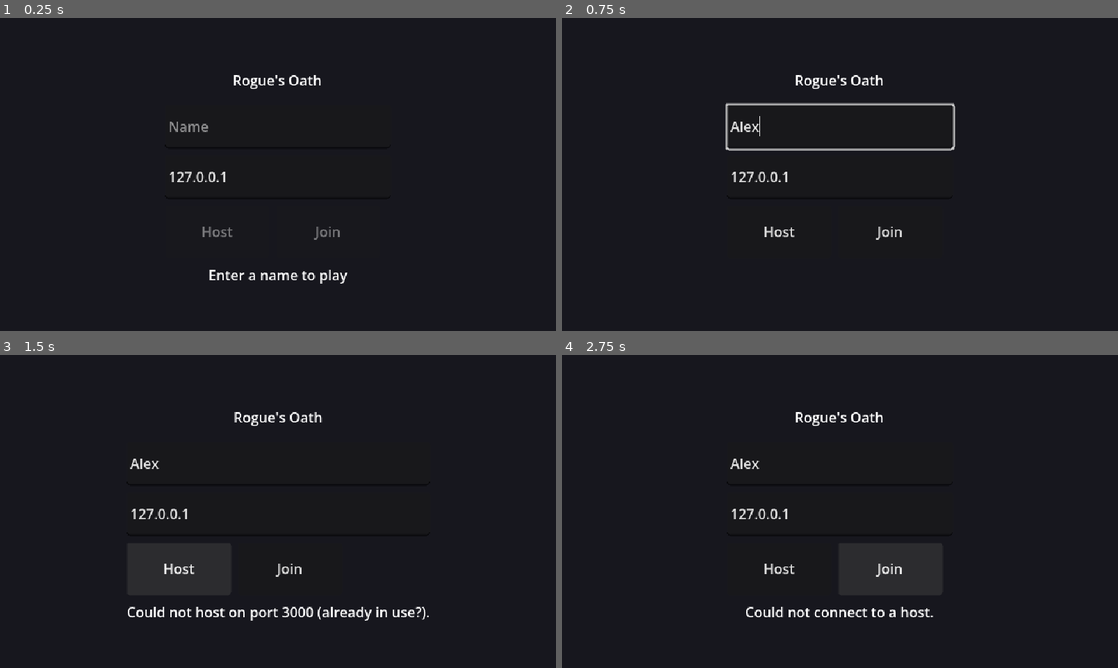
Above: before the commit, frames 1-4 (two rows, left to right).
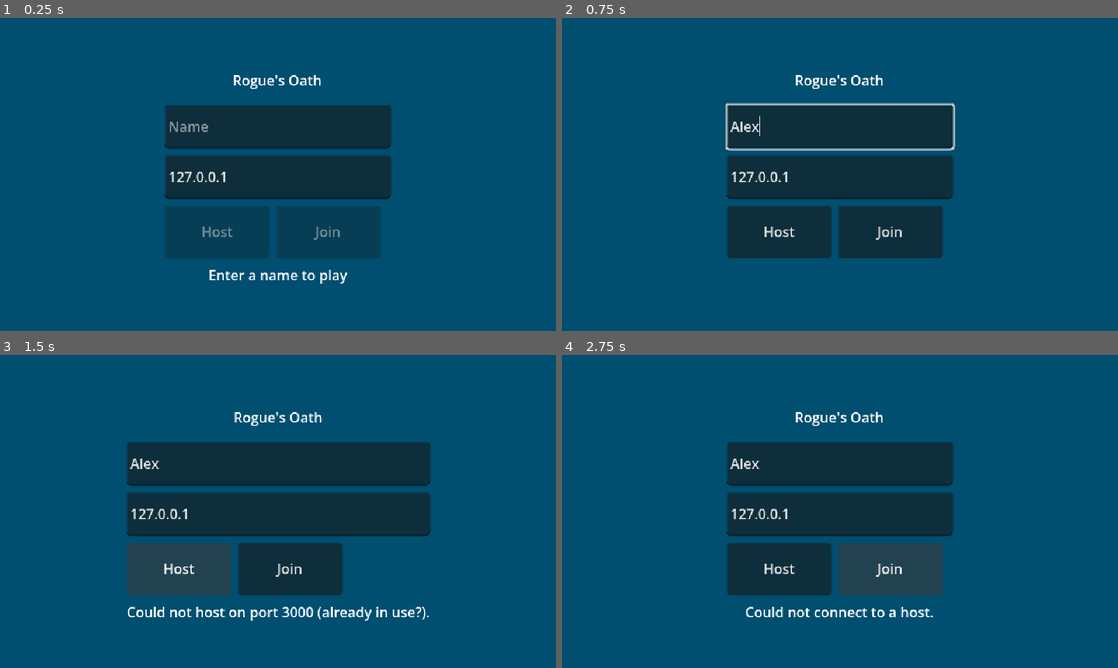
Above: after the commit, the same moments.

Repository: jonathanlake/rogues_oath
Game: Godot game, scene res://ui/main_menu/main_menu.tscn
Two runs of this game, one before a commit and one after it. Both use one fixed random seed, a clock stepped at 60 frames per second and the inputs below.
Inputs (mouse positions are in pixels of both pictures, inside the frame that each line leads up to):
- Up to frame 1 (0.25 s): no input
- Up to frame 2 (0.75 s): click (840, 127) at 0.52 s; type "Alex" at 0.6 s
- Up to frame 3 (1.5 s): click "Host" at 1.25 s
- Up to frame 4 (2.75 s): click "Join" at 2 s

The runs differ from the first frame. In frame 1, 99% of the frame differs, in the area x 0-100%, y 0-100%; in frame 2, 99%; in frame 3, 99%; in frame 4, 99%.

Commit message:
Structure pass: scene consts, initiator-owned transitions, hardened peer_ready
- GameManager owns top-level scene paths (plain strings by design: PackedScene
  consts in an autoload caused a resource-load cycle handing clients an empty
  scene - caught in verification, reverted)
- Scene-transition ownership by initiator: menu transitions only for joins it
  started (_connecting guard - also fixes late-success-after-timeout entering
  the game on a dead peer); debug autostart owns its own one-shot transition
- peer_ready: duplicate guard via _slots (synchronous) instead of node lookup;
  server-side name clamp (strip/cap/fallback) - the referee never trusts the wire
- ROADMAP M1.2 rescoped: join retry/ack handshake queued (GLM sweep finding);
  items shipped early crossed off

GLM full-codebase sweep: 16 points - 4 fixed (above), race #1 queued to M1.2,
rest declined/withdrawn with reasons. Verified: import, gate check, two-instance
spawns via debug-owned transition, host-quit menu return.

Co-Authored-By: Claude Fable 5 <noreply@anthropic.com>

Diff:
--- a/autoloads/game_manager.gd
+++ b/autoloads/game_manager.gd
@@ -1,4 +1,12 @@
 extends Node
+
+## Single source of truth for top-level scene paths — main_menu.gd, main.gd, and debug.gd
+## all navigate via load() on these instead of scattering path strings. Deliberately plain
+## strings, NOT preloaded PackedScene consts: preloading scenes from an autoload created a
+## resource-load cycle (autoload init → main.tscn → scripts → autoload) that handed the
+## client an empty PackedScene. Paths also stay comparable to Node.scene_file_path.
+const MAIN_SCENE := "res://main.tscn"
+const MENU_SCENE := "res://ui/main_menu/main_menu.tscn"
 
 ## The host populates this before starting the server. All game systems read from it.
 var config: GameConfig = GameConfig.new()
--- a/debug/debug.gd
+++ b/debug/debug.gd
@@ -5,8 +5,6 @@
 ## keyword is present, skips the menu and drives the same host/join path the menu uses. This is
 ## the two-instance test harness: launch one instance with `-- host` and one with `-- join`.
 
-# Brand-new scene: referenced by res:// path until the editor assigns it a uid.
-var _main_scene: PackedScene = preload("res://main.tscn")
 
 
 ## Verification aid: `-- host screenshot=C:/path/out.png` makes this instance save its OWN
@@ -40,7 +38,7 @@
 		if NetworkManager.host_game() != OK:
 			push_error("[Debug] autostart host failed")
 			return
-		get_tree().change_scene_to_packed(_main_scene)
+		get_tree().change_scene_to_packed(load(GameManager.MAIN_SCENE))
 	elif is_client:
 		DisplayServer.window_set_title("CLIENT")
 		GameManager.player_name = "CLIENT"
@@ -51,8 +49,16 @@
 		NetworkManager.connection_failed.connect(func():
 			push_error("[Debug] autostart join FAILED — is a host running?")
 			get_tree().quit(1))
-		# main_menu._on_connection_succeeded handles the scene transition.
+		NetworkManager.connection_succeeded.connect(_on_autostart_connected, CONNECT_ONE_SHOT)
 		NetworkManager.join_game("127.0.0.1")
+
+
+# Success-path scene transition, owned by INITIATOR: this handler is only ever connected
+# for joins debug.gd itself started, so it transitions unconditionally. The menu's own
+# success handler guards on its _connecting flag (false for autostart joins), so exactly
+# one of the two paths acts — never both.
+func _on_autostart_connected() -> void:
+	get_tree().change_scene_to_packed(load(GameManager.MAIN_SCENE))
 
 
 func _schedule_screenshot(path: String) -> void:
--- a/main.gd
+++ b/main.gd
@@ -10,9 +10,6 @@
 
 # Brand-new scene: referenced by res:// path until the editor assigns it a uid.
 var player_scene: PackedScene = preload("res://entities/player/player.tscn")
-# Loaded (not preloaded) so returning to the menu can't create a cyclic scene dependency
-# with main_menu.gd, which preloads this scene.
-const _MENU_SCENE_PATH := "res://ui/main_menu/main_menu.tscn"
 
 ## Server-assigned spawn slots. The host hands each player a spawn_index; every peer derives
 ## the same position from it, so no single shared hardcoded point and no client authority.
@@ -47,6 +44,9 @@
 		player.player_name = data.player_name
 		player.spawn_index = int(data.spawn_index)
 		player.position = _slot_position(int(data.spawn_index))
+		# get_child_count() here is deliberate: this logs the PEER-LOCAL render count (the
+		# spawn_function runs on every peer; clients don't have _slots — that's the host's
+		# authority bookkeeping, used by the capacity gate in peer_ready).
 		print("[peer %d] spawned player '%s' (peer %d) at slot %d — %d player(s) total" % [
 			multiplayer.get_unique_id(), player.player_name, player.peer_id,
 			player.spawn_index, _players.get_child_count() + 1])
@@ -87,7 +87,7 @@
 	_leaving = true
 	print("[CLIENT] server disconnected — returning to menu")
 	NetworkManager.disconnect_game()
-	get_tree().change_scene_to_packed(load(_MENU_SCENE_PATH))
+	get_tree().change_scene_to_packed(load(GameManager.MENU_SCENE))
 
 
 ## Host-only. Builds the replicated spawn config. spawn_index is the server-assigned slot;
@@ -131,10 +131,17 @@
 @rpc("any_peer", "call_remote", "reliable")
 func peer_ready(p_name: String) -> void:
 	var peer_id := multiplayer.get_remote_sender_id()
-	# Duplicate guard: a re-sent peer_ready would spawn a second node Godot auto-renames,
-	# breaking the name-IS-peer-id contract every host lookup relies on.
-	if _players.get_node_or_null(str(peer_id)) != null:
+	# Duplicate guard via _slots (synchronous bookkeeping), not a node lookup: a re-sent
+	# peer_ready in the same frame could race a spawn whose node isn't in the tree yet,
+	# double-spawn, and break the name-IS-peer-id contract via Godot's auto-rename.
+	if _slots.has(peer_id):
 		return
+	# The referee never trusts the wire: clamp the client-supplied name server-side
+	# (strip, cap, fallback) before it enters the replicated spawn config. The menu's UI
+	# gate is UX; this is the authority's validation.
+	p_name = p_name.strip_edges().left(24)
+	if p_name.is_empty():
+		p_name = "Player"
 	# Capacity gate (+1 for the host itself). The transport already caps clients at
 	# max_players - 1; this is the backstop — kick so an over-capacity peer falls back to
 	# its menu (via server_disconnected) instead of sitting connected-but-playerless.
--- a/project.godot
+++ b/project.godot
@@ -27,10 +27,11 @@
 
 window/size/viewport_width=640
 window/size/viewport_height=360
+window/size/mode=2
+window/size/resizable=false
 window/size/window_width_override=1280
 window/size/window_height_override=720
 window/stretch/mode="canvas_items"
-window/stretch/aspect="keep"
 window/stretch/scale_mode="integer"
 
 [input]
@@ -66,9 +67,9 @@
 
 [rendering]
 
+textures/canvas_textures/default_texture_filter=0
 rendering_device/driver.windows="d3d12"
 renderer/rendering_method="gl_compatibility"
 renderer/rendering_method.mobile="gl_compatibility"
-textures/canvas_textures/default_texture_filter=0
 2d/snap/snap_2d_transforms_to_pixel=true
 2d/snap/snap_2d_vertices_to_pixel=true
--- a/ui/main_menu/main_menu.gd
+++ b/ui/main_menu/main_menu.gd
@@ -6,8 +6,6 @@
 ##  - Join: start the client and wait. connection_succeeded changes scene;
 ##    connection_failed (or a bounded timeout) shows an error and stays on the menu.
 
-# Brand-new scene: referenced by res:// path until the editor assigns it a uid.
-var main_scene: PackedScene = preload("res://main.tscn")
 
 @onready var name_input: LineEdit = $VBoxContainer/NameLineEdit
 @onready var ip_input: LineEdit = $VBoxContainer/IpLineEdit
@@ -16,12 +14,10 @@
 @onready var error_label: Label = $VBoxContainer/ErrorLabel
 
 const JOIN_TIMEOUT_SEC := 5.0
+const NAME_HINT := "Enter a name to play"
 
 var _connecting: bool = false
 var _attempt_token: int = 0  # invalidates stale timeout timers from earlier attempts
-
-
-const NAME_HINT := "Enter a name to play"
 
 
 func _ready() -> void:
@@ -59,7 +55,7 @@
 	if NetworkManager.host_game(port) != OK:
 		error_label.text = "Could not host on port %d (already in use?)." % port
 		return
-	get_tree().change_scene_to_packed(main_scene)
+	get_tree().change_scene_to_packed(load(GameManager.MAIN_SCENE))
 
 
 func _on_join_pressed() -> void:
@@ -92,8 +88,14 @@
 
 
 func _on_connection_succeeded() -> void:
+	# Ownership rule: the menu only transitions for joins IT initiated (_connecting).
+	# Guards two cases: a stale success arriving after our timeout already tore the peer
+	# down (would otherwise enter the game with a dead peer), and debug-autostart joins,
+	# whose transition is owned by debug.gd's own one-shot handler.
+	if not _connecting:
+		return
 	_connecting = false
-	get_tree().change_scene_to_packed(main_scene)
+	get_tree().change_scene_to_packed(load(GameManager.MAIN_SCENE))
 
 
 func _on_connection_failed() -> void:
--- a/ui/main_menu/main_menu.tscn
+++ b/ui/main_menu/main_menu.tscn
@@ -1,8 +1,8 @@
-[gd_scene load_steps=2 format=3]
+[gd_scene format=3 uid="uid://cvxjobklm0gc3"]
 
-[ext_resource type="Script" path="res://ui/main_menu/main_menu.gd" id="1_menu"]
+[ext_resource type="Script" uid="uid://cd0u5eg46qei1" path="res://ui/main_menu/main_menu.gd" id="1_menu"]
 
-[node name="MainMenu" type="Control"]
+[node name="MainMenu" type="Control" unique_id=2067551728]
 layout_mode = 3
 anchors_preset = 15
 anchor_right = 1.0
@@ -11,16 +11,16 @@
 grow_vertical = 2
 script = ExtResource("1_menu")
 
-[node name="Background" type="ColorRect" parent="."]
+[node name="Background" type="ColorRect" parent="." unique_id=544638346]
 layout_mode = 1
 anchors_preset = 15
 anchor_right = 1.0
 anchor_bottom = 1.0
 grow_horizontal = 2
 grow_vertical = 2
-color = Color(0.09, 0.09, 0.12, 1)
+color = Color(9.62615e-07, 0.30586717, 0.44093448, 1)
 
-[node name="VBoxContainer" type="VBoxContainer" parent="."]
+[node name="VBoxContainer" type="VBoxContainer" parent="." unique_id=815278139]
 layout_mode = 1
 anchors_preset = 8
 anchor_left = 0.5
@@ -31,39 +31,39 @@
 grow_vertical = 2
 theme_override_constants/separation = 8
 
-[node name="Title" type="Label" parent="VBoxContainer"]
+[node name="Title" type="Label" parent="VBoxContainer" unique_id=268637912]
 custom_minimum_size = Vector2(260, 40)
 layout_mode = 2
 text = "Rogue's Oath"
 horizontal_alignment = 1
 vertical_alignment = 1
 
-[node name="NameLineEdit" type="LineEdit" parent="VBoxContainer"]
+[node name="NameLineEdit" type="LineEdit" parent="VBoxContainer" unique_id=1327008165]
 custom_minimum_size = Vector2(260, 50)
 layout_mode = 2
 placeholder_text = "Name"
 
-[node name="IpLineEdit" type="LineEdit" parent="VBoxContainer"]
+[node name="IpLineEdit" type="LineEdit" parent="VBoxContainer" unique_id=1300082708]
 custom_minimum_size = Vector2(260, 50)
 layout_mode = 2
 text = "127.0.0.1"
 placeholder_text = "IP or IP:port"
 
-[node name="HBoxContainer" type="HBoxContainer" parent="VBoxContainer"]
+[node name="HBoxContainer" type="HBoxContainer" parent="VBoxContainer" unique_id=1959746887]
 layout_mode = 2
 theme_override_constants/separation = 8
 
-[node name="HostButton" type="Button" parent="VBoxContainer/HBoxContainer"]
+[node name="HostButton" type="Button" parent="VBoxContainer/HBoxContainer" unique_id=1629825934]
 custom_minimum_size = Vector2(120, 60)
 layout_mode = 2
 text = "Host"
 
-[node name="JoinButton" type="Button" parent="VBoxContainer/HBoxContainer"]
+[node name="JoinButton" type="Button" parent="VBoxContainer/HBoxContainer" unique_id=525199739]
 custom_minimum_size = Vector2(120, 60)
 layout_mode = 2
 text = "Join"
 
-[node name="ErrorLabel" type="Label" parent="VBoxContainer"]
+[node name="ErrorLabel" type="Label" parent="VBoxContainer" unique_id=741115608]
 custom_minimum_size = Vector2(260, 24)
 layout_mode = 2
 horizontal_alignment = 1
Not shown, changed: ROADMAP.md
